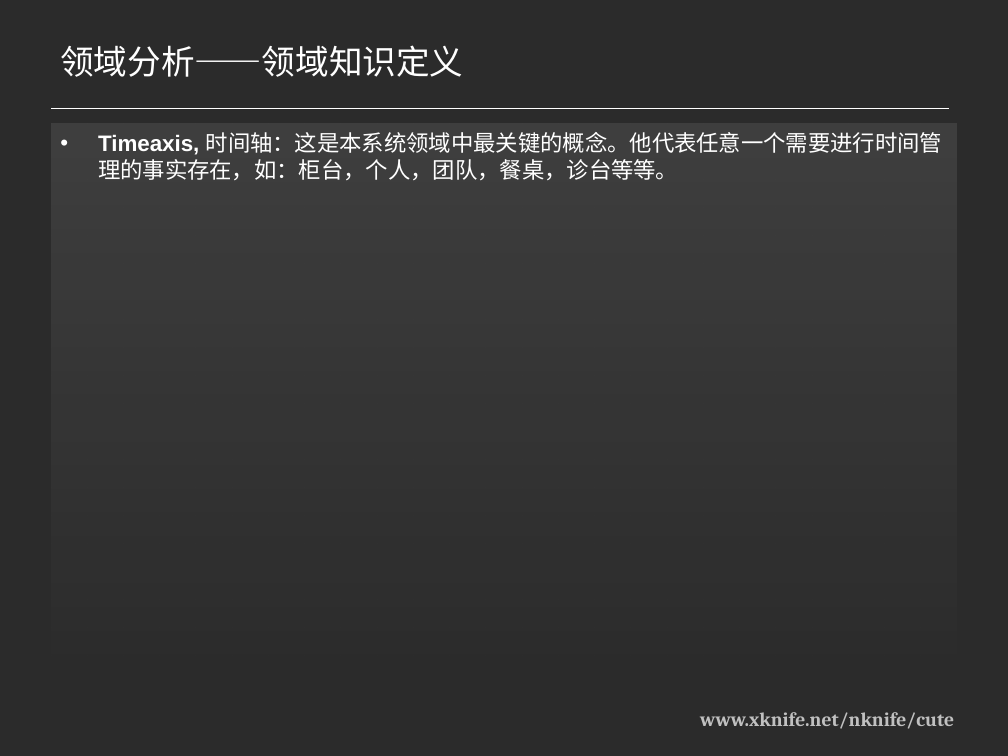
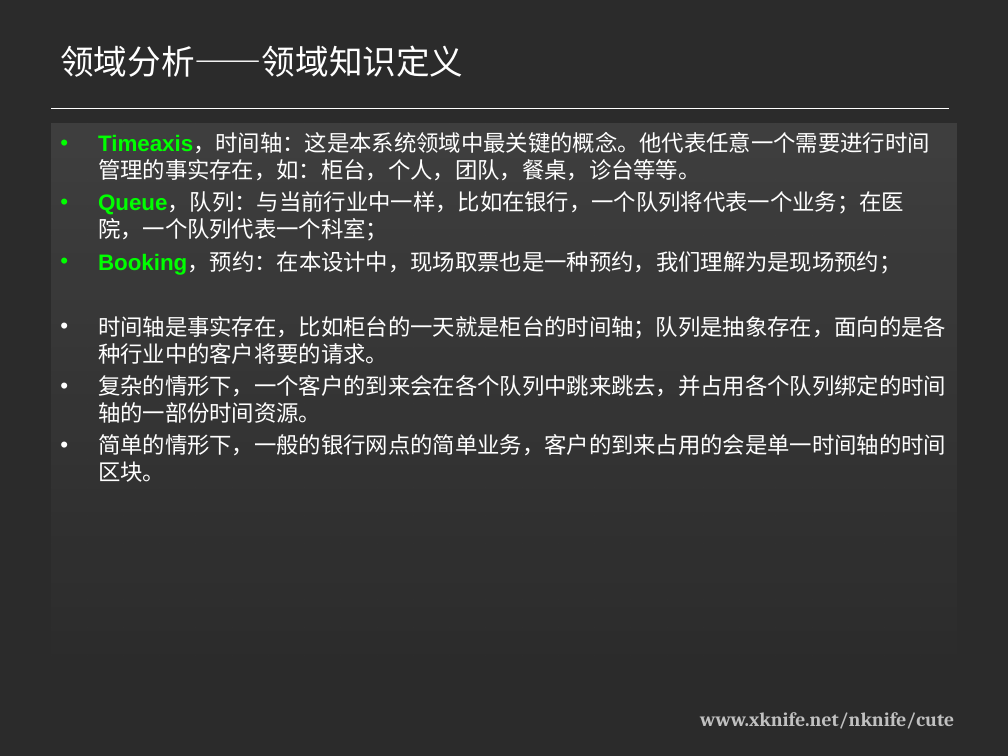
Before and after one commit to xknife-erian/nknife, a slide deck: slide 2 of App.Cute/Documents/领域分析.ppt. Drawn at 1008x756 pixels with LibreOffice and Linux fonts; fonts in the diff are those of the drawing; background and template pictures are left out; a plain dark background stands for a picture behind light text. Boxes give left, top, right and bottom in pixels: in the first picture for what was removed or moved away, otherwise in the second. Text is boxed around its words. In the diff, an @@ line names an element or a change of style, - is before the commit and + after.

```diff
--- a/App.Cute/Documents/领域分析.ppt
+++ b/App.Cute/Documents/领域分析.ppt
@@ text at (98,133,946,482): text changed @@
-• Timeaxis, 时间轴：这是本系统领域中最关键的概念。他代表任意一个需要进行时间管理的事实存在，如：柜台，个人，团队，餐桌，诊台等等。
+• Timeaxis，时间轴：这是本系统领域中最关键的概念。他代表任意一个需要进行时间管理的事实存在，如：柜台，个人，团队，餐桌，诊台等等。
+• Queue，队列：与当前行业中一样，比如在银行，一个队列将代表一个业务；在医院，一个队列代表一个科室；
+• Booking，预约：在本设计中，现场取票也是一种预约，我们理解为是现场预约；
+• 时间轴是事实存在，比如柜台的一天就是柜台的时间轴；队列是抽象存在，面向的是各种行业中的客户将要的请求。
+• 复杂的情形下，一个客户的到来会在各个队列中跳来跳去，并占用各个队列绑定的时间轴的一部份时间资源。
+• 简单的情形下，一般的银行网点的简单业务，客户的到来占用的会是单一时间轴的时间区块。
```
Also in this commit, not shown: 3 other files.
